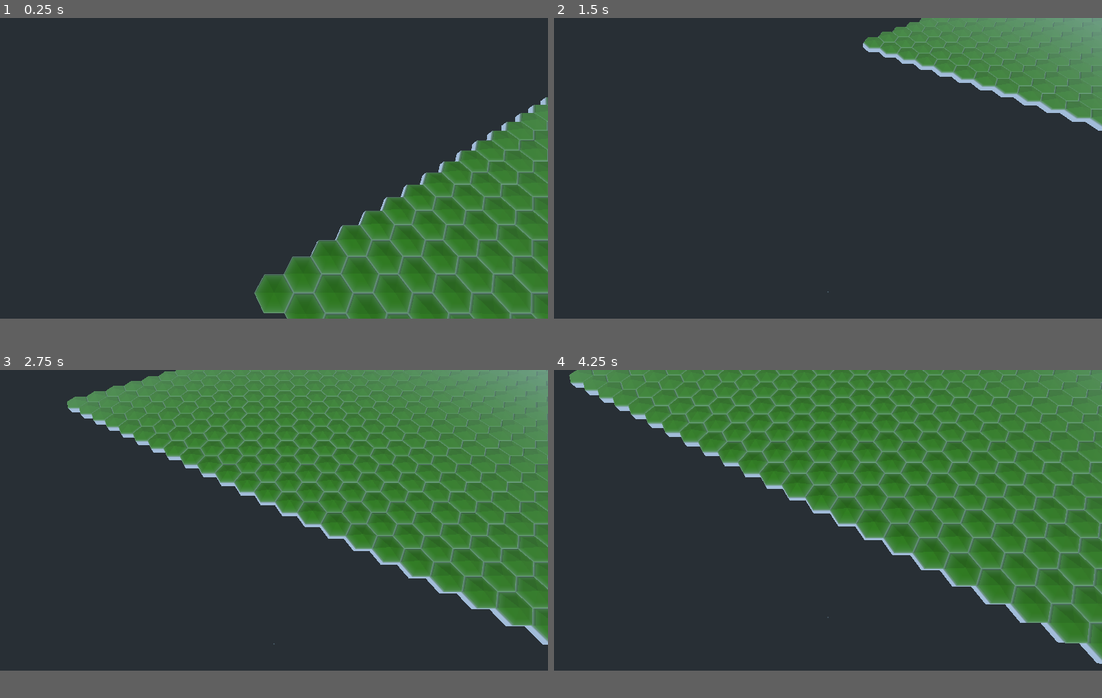
Above: before the commit, frames 1-4 (two rows, left to right).
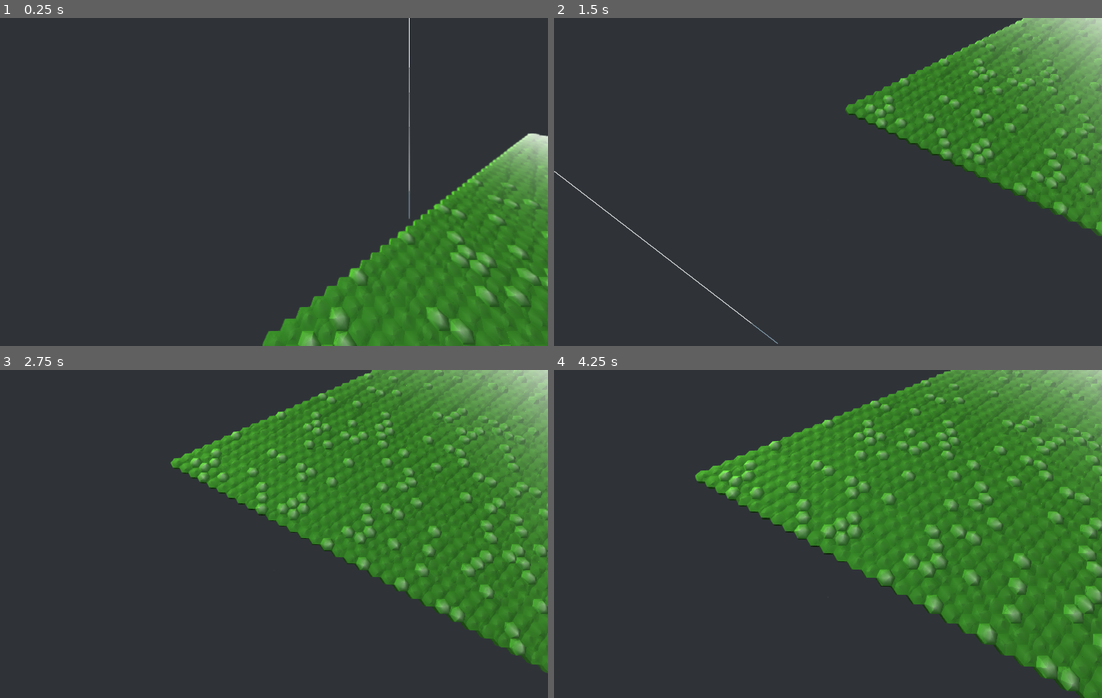
Above: after the commit, the same moments.

Repository: cloudziq/CIVI
Game: Godot game, scene res://data/res/MAP.tscn
Same seed, same stepped clock (60 frames per second), same inputs: the game is played once before the commit and once after it.
Inputs (mouse positions are in pixels of both pictures, inside the frame that each line leads up to):
- Up to frame 1 (0.25 s): no input
- Up to frame 2 (1.5 s): move the mouse to (948, 152) at 0.52 s; hold S (move_D) 0.53-1.28 s; click (948, 152) at 0.67 s; tap A (move_L) at 0.8, 1.35 s; move the mouse to (718, 182) at 1.27 s; click (718, 182) at 1.42 s
- Up to frame 3 (2.75 s): tap D (move_R) at 1.55 s; move the mouse to (328, 455) at 2.02 s; hold D (move_R) from 2.03 s (still down); click (328, 455) at 2.17 s; tap W (move_U) at 2.3 s
- Up to frame 4 (4.25 s): move the mouse to (800, 579) at 2.77 s; release D (move_R) at 2.78 s; tap W (move_U) at 2.85 s; click (800, 579) at 2.92 s; tap Mouse wheel up (zoom+) at 3.05 s; move the mouse to (992, 566) at 3.52 s; hold Mouse wheel up (zoom+) from 3.53 s (still down); click (992, 566) at 3.67 s; tap Mouse wheel down (zoom-) at 3.8 s
In our replay, the window is 800x440 before the commit and 800x480 after it. These sizes can differ from the game's own. Grey fills any space a smaller window leaves; there, only what the larger window draws over its background counts as a difference.

The runs differ from the first frame. In frame 1, 17% of the frame differs, in the area x 46-100%, y 0-100%; in frame 2, 17%; in frame 3, 26%; in frame 4, 35%, in the area x 2-100%, y 0-100%.

Commit message:
DOF and first tiles

Diff:
--- a/data/models/hex_tile.tscn
+++ b/data/models/hex_tile.tscn
@@ -1,6 +1,3 @@
-[gd_scene load_steps=2 format=2]
-
-[ext_resource path="res://data/models/map/tile/hex_tile.obj" type="ArrayMesh" id=1]
+[gd_scene format=2]
 
 [node name="hex_tile" type="MeshInstance"]
-mesh = ExtResource( 1 )
--- a/data/res/Camera.gd
+++ b/data/res/Camera.gd
@@ -1,21 +1,33 @@
 extends Camera
-
-
 
 
 var move_speed_add := 0.0
 var zoom_speed     := 0.0
 var move_vector    := Vector3()
-var target_angle   := 0.0
-
-var def_zoom_speed := 26.0
-var def_move_speed := 12.0
-var def_angle      :=  -60
-
-var min_h :=  12
-var max_h :=  42
-var min_a := -80
-var max_a := -40
+var target_tilt    := 0.0
+var target_fov     := 0.0
+var target_dof     := 0.0
+
+var def_zoom_speed := 25.0
+var def_move_speed := 2.0
+
+var min_h :=  16.0
+var max_h :=  40.0
+var min_a := -42.0
+var max_a := -76.0
+var min_f :=  52.0
+var max_f :=  96.0
+var min_d :=  0.1
+var max_d :=  0.0
+
+
+var hex_radius    = 2.0
+var selected_hex  = null
+
+var immediate_geometry : ImmediateGeometry
+
+
+var dof : float
 
 
 
@@ -23,28 +35,41 @@
 
 
 func _ready() -> void:
+	# Dodajemy ImmediateGeometry do kamery (jeśli nie ma go na scenie)
+	immediate_geometry  = ImmediateGeometry.new()
+	add_child(immediate_geometry)
 	cam_mod()
 
 
 
 
 
-
-func _process(delta) -> void:
+func _process(delta: float) -> void:
 	#  Zooming:
 	if zoom_speed != 0:
-		global_translation.y = clamp(global_translation.y + zoom_speed * delta, min_h, max_h)
-		zoom_speed = lerp(zoom_speed, 0.0, .2)
+		global_transform.origin.y  = clamp(global_transform.origin.y+zoom_speed*delta,min_h,max_h)
+		zoom_speed                 = lerp(zoom_speed, 0.0, .16)
 
 	#  Moving:
 	if move_vector != Vector3():
-		var vector = transform.basis.x * move_vector.x + transform.basis.z * move_vector.z
-		vector.y = 0
-		global_translation += vector.normalized() * move_vector.length() * delta
+		var vector  = transform.basis.x * move_vector.x + transform.basis.z * move_vector.z
+		vector.y    = 0
+		global_transform.origin += vector.normalized() * move_vector.length() * delta
 
 	#  Tilting:
-	if rotation_degrees.x != target_angle:
-		rotation_degrees.x = lerp(rotation_degrees.x, target_angle, 0.1)
+	if rotation_degrees.x != target_tilt:
+		rotation_degrees.x = lerp(rotation_degrees.x, target_tilt, 0.06)
+
+	#  FOV:
+	if fov != target_fov:
+		fov = lerp(fov, target_fov, 0.08)
+
+	#  DOF:
+	dof  = $"%Env".environment.dof_blur_far_amount
+	if dof != target_dof:
+		$"%Env".environment.dof_blur_far_amount = lerp(dof, target_dof, 0.008)
+
+	update_selected_hex()
 
 
 
@@ -66,7 +91,7 @@
 	else:
 		move_vector.z = 0
 
-	#  mouse zoom:
+	#  Mouse zoom:
 	if event is InputEventMouseButton:
 		if event.is_action_pressed("zoom+"):
 			cam_mod(-def_zoom_speed)
@@ -79,8 +104,249 @@
 
 
 func cam_mod(move := 0.0) -> void:
-	zoom_speed += move
-	zoom_speed = clamp(zoom_speed, -def_zoom_speed, def_zoom_speed)
-	move_speed_add = def_move_speed * (1 + (global_translation.y - min_h) / (max_h - min_h) * 6)
-
-	target_angle = lerp(min_a, max_a, (global_translation.y - min_h) / (max_h - min_h))
+
+	var ratio := (global_transform.origin.y - min_h) / (max_h - min_h)
+#	ratio += zoom_speed
+#	zoom_speed += move
+	zoom_speed = clamp(zoom_speed + move, -def_zoom_speed, def_zoom_speed)
+	move_speed_add = def_move_speed * (1 + ratio * 22)
+
+	target_tilt  = lerp(min_a, max_a, ratio)
+	target_fov   = lerp(min_f, max_f, ratio)
+	target_dof   = lerp(min_d, max_d, ratio)
+
+
+
+
+
+
+func update_selected_hex() -> void:
+	var viewport_size = get_viewport().size
+	var center_screen = viewport_size / 2  # Środek ekranu
+
+	# Rzutowanie promienia względem kamery ze środka ekranu w kierunku kursora
+	var from = project_ray_origin(center_screen)  # Start promienia w środku ekranu
+	var to = from + project_ray_normal(center_screen) * 100  # Kierunek promienia
+
+	# Rysowanie linii debugowej
+	draw_debug_line(from, to)
+
+	# Sprawdzanie przecięcia promienia z obiektami w świecie
+	var space_state = get_world().direct_space_state
+	var result = space_state.intersect_ray(from, to)
+
+	if result:
+		var hit_pos = result.position  # Pozycja przecięcia promienia z obiektem
+		var hex_coords = world_to_hex(hit_pos)  # Zamiana pozycji na współrzędne heksagonalne
+		selected_hex = hex_coords
+		print("Heks na współrzędnych: ", hex_coords)
+	else:
+		selected_hex = null
+		print("Kursor nie jest nad żadnym heksem.")
+
+func draw_debug_line(from, to) -> void:
+	immediate_geometry.clear()
+	immediate_geometry.begin(Mesh.PRIMITIVE_LINES, null)
+	immediate_geometry.set_color(Color(1, 0, 0))  # Czerwony kolor
+	immediate_geometry.add_vertex(from)  # Start linii w pozycji kamery
+	immediate_geometry.add_vertex(to)    # Koniec linii w kierunku kursora
+	immediate_geometry.end()
+
+# Funkcja przeliczająca współrzędne świata na współrzędne heksagonalne
+func world_to_hex(world_pos: Vector3) -> Vector3:
+	var q = (world_pos.x * sqrt(3)/3 - world_pos.z / 3) / hex_radius
+	var r = world_pos.z * 2/3 / hex_radius
+	return cube_round(q, r)
+
+# Zaokrąglanie współrzędnych heksagonalnych do najbliższego heksa
+func cube_round(q, r) -> Vector3:
+	var x = q
+	var z = r
+	var y = -x - z
+
+	var rx = round(x)
+	var ry = round(y)
+	var rz = round(z)
+
+	var x_diff = abs(rx - x)
+	var y_diff = abs(ry - y)
+	var z_diff = abs(rz - z)
+
+	if x_diff > y_diff and x_diff > z_diff:
+		rx = -ry - rz
+	elif y_diff > z_diff:
+		ry = -rx - rz
+	else:
+		rz = -rx - ry
+
+	return Vector3(rx, ry, rz)
+
+
+
+
+
+
+
+
+
+
+
+
+
+
+
+
+
+
+
+
+
+#extends Camera
+#
+#
+#
+#
+#var move_speed_add := 0.0
+#var zoom_speed     := 0.0
+#var move_vector    := Vector3()
+#var target_angle   := 0.0
+#
+#var def_zoom_speed := 26.0
+#var def_move_speed := 12.0
+#var def_angle      :=  -60
+#
+#var min_h :=  12
+#var max_h :=  42
+#var min_a := -80
+#var max_a := -40
+#
+#
+#var hex_radius = 2.0  # Promień jednego heksa
+#var selected_hex = null
+#
+#
+#
+#
+#func _ready() -> void:
+#	cam_mod()
+#
+#
+#
+#
+#
+#
+#func _process(delta) -> void:
+#	#  Zooming:
+#	if zoom_speed != 0:
+#		global_translation.y = clamp(global_translation.y + zoom_speed * delta, min_h, max_h)
+#		zoom_speed = lerp(zoom_speed, 0.0, .2)
+#
+#	#  Moving:
+#	if move_vector != Vector3():
+#		var vector = transform.basis.x * move_vector.x + transform.basis.z * move_vector.z
+#		vector.y = 0
+#		global_translation += vector.normalized() * move_vector.length() * delta
+#
+#	#  Tilting:
+#	if rotation_degrees.x != target_angle:
+#		rotation_degrees.x = lerp(rotation_degrees.x, target_angle, 0.1)
+#
+#	update_selected_hex()
+#
+#
+#
+#
+#
+#
+#
+#
+#func _input(event) -> void:
+#	if Input.is_action_pressed("move_L"):
+#		move_vector.x = -def_move_speed - move_speed_add
+#	elif Input.is_action_pressed("move_R"):
+#		move_vector.x = def_move_speed + move_speed_add
+#	else:
+#		move_vector.x = 0
+#
+#	if Input.is_action_pressed("move_U"):
+#		move_vector.z = -def_move_speed - move_speed_add
+#	elif Input.is_action_pressed("move_D"):
+#		move_vector.z = def_move_speed + move_speed_add
+#	else:
+#		move_vector.z = 0
+#
+#	#  mouse zoom:
+#	if event is InputEventMouseButton:
+#		if event.is_action_pressed("zoom+"):
+#			cam_mod(-def_zoom_speed)
+#		elif event.is_action_pressed("zoom-"):
+#			cam_mod(def_zoom_speed)
+#
+#
+#
+#
+#
+#
+#func cam_mod(move := 0.0) -> void:
+#	zoom_speed += move
+#	zoom_speed = clamp(zoom_speed, -def_zoom_speed, def_zoom_speed)
+#	move_speed_add = def_move_speed * (1 + (global_translation.y - min_h) / (max_h - min_h) * 6)
+#
+#	target_angle = lerp(min_a, max_a, (global_translation.y - min_h) / (max_h - min_h))
+#
+#
+#
+#
+#
+#func update_selected_hex():
+#	var mouse_pos = get_viewport().get_mouse_position()
+#	var from = project_ray_origin(mouse_pos)
+#	var to = from + project_ray_normal(mouse_pos) * 1000
+#
+#	var space_state = get_world().direct_space_state
+#	var result = space_state.intersect_ray(from, to)
+#
+#	# Debug draw ray
+#	get_world().direct_space_state.intersect_ray(from, to, [], 1 << 3, true, true)
+#	DebugDraw.draw_line(from, to, Color(1, 0, 0), 2)  # Rysowanie promienia na scenie
+#
+#	if result:
+#		var hit_pos = result.position
+#		var hex_coords = world_to_hex(hit_pos)
+#		selected_hex = hex_coords
+#		print("Heks na współrzędnych: ", hex_coords)
+#	else:
+#		selected_hex = null
+#		print("Kursor nie jest nad żadnym heksem.")
+#
+#
+#
+#		# Zaokrąglanie współrzędnych heksagonalnych do najbliższego heksa
+#func cube_round(q, r):
+#	var x = q
+#	var z = r
+#	var y = -x - z
+#
+#	var rx = round(x)
+#	var ry = round(y)
+#	var rz = round(z)
+#
+#	var x_diff = abs(rx - x)
+#	var y_diff = abs(ry - y)
+#	var z_diff = abs(rz - z)
+#
+#	if x_diff > y_diff and x_diff > z_diff:
+#		rx = -ry - rz
+#	elif y_diff > z_diff:
+#		ry = -rx - rz
+#	else:
+#		rz = -rx - ry
+#
+#	return Vector3(rx, ry, rz)
+#
+#
+#		# Funkcja przeliczająca współrzędne świata na współrzędne heksagonalne
+#func world_to_hex(world_pos):
+#	var q = (world_pos.x * sqrt(3)/3 - world_pos.z / 3) / hex_radius
+#	var r = world_pos.z * 2/3 / hex_radius
+#	return cube_round(q, r)
--- a/data/res/MAP.gd
+++ b/data/res/MAP.gd
@@ -1,15 +1,15 @@
 extends Spatial
 
 
-#onready var hex_  = preload("res://data/models/hex_tile.tscn"); var hex
-
-var tile_grass  = MultiMeshInstance.new()
-
-var hex_size    = 2
-var hex_height  = 1.0
+var terrain_data := [
+	["flat01", MultiMeshInstance.new()],
+	["hill01", MultiMeshInstance.new()]
+]
 
 
-var map_data : Array
+var hex_size = 2
+var hex_height = 1.0
+var map_data = []  # Tutaj zapiszemy dane o każdym hexie
 
 
 
@@ -17,7 +17,7 @@
 
 
 func _ready() -> void:
-	map_gen(100, 100)
+	map_gen(40, 40)
 
 
 
@@ -25,39 +25,85 @@
 
 
 func map_gen(s1: int, s2: int) -> void:
-	var transform
-	var material
+	var transform : Transform
 
-	tile_grass.multimesh                   = MultiMesh.new()
-	tile_grass.multimesh.mesh              = load("res://data/models/map/tile/hex_tile.obj")
-	tile_grass.multimesh.transform_format  = MultiMesh.TRANSFORM_3D
-#	tile_grass.multimesh.color_format      = MultiMesh.COLOR_FLOAT
-	tile_grass.multimesh.instance_count    = s1 * s2
-
-	material = SpatialMaterial.new()
-	material.albedo_color         = Color(.4, 1, .2)
-	material.roughness = 1
-	material.metallic  = .9
-	tile_grass.material_override  = material
-
-	var i  = 0
 	for x in range(0, s1):
 		for y in range(0, s2):
-			transform         = Transform()
-			transform.origin  = hex_to_world(x, y)
-			tile_grass.multimesh.set_instance_transform(i, transform)
-			i += 1
+			transform = Transform()
+			transform.origin = hex_to_world(x, y)
 
-	add_child(tile_grass)
+			var random_rotation = deg2rad(randi() % 6 * 60)
+			transform.basis = Basis(Vector3(0, 1, 0), random_rotation)
+
+			if randf() < 0.2:
+				map_data.append({"type": "hill", "transform": transform})
+			else:
+				map_data.append({"type": "flat", "transform": transform})
+
+	multimesh_factory()
 
 
 
 
 
 
+func multimesh_factory() -> void:
+	var material_flat  = SpatialMaterial.new()
+	var material_hill  = SpatialMaterial.new()
 
-func hex_to_world(q, r):
-	var x  = hex_size * 3 * .5 * q
-	var z  = hex_size * sqrt(3) * (r + q * .5)
+	#  flat01 mat:
+	material_flat.albedo_color  = Color(0.396078, 0.898039, 0.227451)
+	material_flat.roughness     = .9
+	material_flat.metallic      =  1
 
+	#  hill01 mat:
+	material_hill.albedo_color  = Color(0.396078, 0.898039, 0.227451)
+	material_hill.roughness     = .9
+	material_hill.metallic      = 1
+
+	var flat_count = 0
+	var hill_count = 0
+
+	for tile in map_data:
+		if tile["type"] == "flat":
+			flat_count += 1
+		else:
+			hill_count += 1
+
+	#  flat01:
+	terrain_data[0][1].multimesh = MultiMesh.new()
+	terrain_data[0][1].multimesh.mesh = load("res://data/models/map/tile/flat01.obj")
+	terrain_data[0][1].multimesh.transform_format = MultiMesh.TRANSFORM_3D
+	terrain_data[0][1].multimesh.instance_count = flat_count
+	terrain_data[0][1].material_override = material_flat
+
+	#  hill01:
+	terrain_data[1][1].multimesh = MultiMesh.new()
+	terrain_data[1][1].multimesh.mesh = load("res://data/models/map/tile/hill01.obj")
+	terrain_data[1][1].multimesh.transform_format = MultiMesh.TRANSFORM_3D
+	terrain_data[1][1].multimesh.instance_count = hill_count
+	terrain_data[1][1].material_override = material_hill
+
+	var i_flat = 0
+	var i_hill = 0
+
+	for tile in map_data:
+		if tile["type"] == "flat":
+			terrain_data[0][1].multimesh.set_instance_transform(i_flat, tile["transform"])
+			i_flat += 1
+		else:
+			terrain_data[1][1].multimesh.set_instance_transform(i_hill, tile["transform"])
+			i_hill += 1
+
+	add_child(terrain_data[0][1])
+	add_child(terrain_data[1][1])
+
+
+
+
+
+
+func hex_to_world(r, q) -> Vector3:
+	var x = hex_size * 3 * .5 * q
+	var z = hex_size * sqrt(3) * (r + q * .5)
 	return Vector3(x, 0, z)
--- a/data/res/MAP.tscn
+++ b/data/res/MAP.tscn
@@ -8,15 +8,23 @@
 script = ExtResource( 2 )
 
 [node name="DirectionalLight" type="DirectionalLight" parent="."]
-transform = Transform( 0.512942, 0.440193, -0.736967, 0, 0.858513, 0.512792, 0.858423, -0.263033, 0.440367, 0, 6.58617, 0 )
-light_color = Color( 0.886275, 0.886275, 0.792157, 1 )
+transform = Transform( 0.949918, 0.0638517, 0.305908, 0, -0.978903, 0.204325, 0.3125, -0.194092, -0.929877, 0, 18.7, 0 )
+light_color = Color( 0.768627, 0.803922, 0.603922, 1 )
+light_energy = 20.0
+light_indirect_energy = 6.0
+light_specular = 0.1
+light_bake_mode = 2
+shadow_enabled = true
+shadow_color = Color( 0.14902, 0.164706, 0.168627, 1 )
+shadow_bias = 0.122
 
 [node name="Camera" type="Camera" parent="."]
-transform = Transform( 0.5, 0.75, -0.433013, 0, 0.5, 0.866025, 0.866025, -0.433013, 0.25, 0, 26.2533, 0 )
+transform = Transform( 0.5, -0.0012092, -0.866025, 0, 0.999999, -0.00139626, 0.866025, 0.000698131, 0.499999, 0, 40, 0 )
 current = true
-fov = 68.0
-far = 200.0
+near = 0.04
+far = 112.0
 script = ExtResource( 1 )
 
-[node name="WorldEnvironment" type="WorldEnvironment" parent="."]
+[node name="Env" type="WorldEnvironment" parent="."]
+unique_name_in_owner = true
 environment = ExtResource( 3 )
--- a/default_env.tres
+++ b/default_env.tres
@@ -1,14 +1,30 @@
 [gd_resource type="Environment" load_steps=2 format=2]
 
 [sub_resource type="ProceduralSky" id=1]
+sky_curve = 0.385838
+ground_bottom_color = Color( 0.188235, 0.203922, 0.219608, 1 )
+ground_horizon_color = Color( 0.188235, 0.203922, 0.219608, 1 )
+ground_curve = 0.0414105
+sun_latitude = 4.4
+sun_longitude = 26.0
+sun_energy = 2.0
 
 [resource]
 background_mode = 2
 background_sky = SubResource( 1 )
+background_color = Color( 0.411765, 0.427451, 0.443137, 1 )
 fog_enabled = true
-fog_color = Color( 0.635294, 0.737255, 0.85098, 0.65098 )
-fog_depth_curve = 1.36604
+fog_color = Color( 1, 1, 1, 1 )
+fog_sun_amount = 0.65
+fog_depth_begin = 26.7
+fog_depth_end = 166.0
+fog_depth_curve = 2.54913
 fog_height_enabled = true
-fog_height_min = 2.0
-fog_height_max = 0.1
-fog_height_curve = 12.1257
+fog_height_min = -6.0
+fog_height_max = 1.4
+fog_height_curve = 68.5931
+dof_blur_far_enabled = true
+dof_blur_far_distance = 8.0
+dof_blur_far_transition = 40.0
+dof_blur_far_amount = 0.06
+glow_intensity = 3.58
--- a/project.godot
+++ b/project.godot
@@ -15,9 +15,10 @@
 
 [display]
 
-window/size/width=800
-window/size/height=440
+window/size/width=1000
 window/size/always_on_top=true
+window/stretch/mode="2d"
+window/stretch/aspect="expand"
 
 [gui]
 
@@ -117,4 +118,8 @@
 quality/driver/driver_name="GLES2"
 vram_compression/import_etc=true
 vram_compression/import_etc2=false
+quality/reflections/irradiance_max_size=256
+quality/filters/anisotropic_filter_level=1
+quality/filters/use_nearest_mipmap_filter=true
+quality/filters/use_fxaa=true
 environment/default_environment="res://default_env.tres"
Not shown, added: data/models/map/tile/flat01.obj
Not shown, added: data/models/map/tile/flat01.obj.import
Not shown, removed: data/models/map/tile/hex_tile.obj
Not shown, removed: data/models/map/tile/hex_tile.obj.import
Not shown, added: data/models/map/tile/hill01.obj
Not shown, added: data/models/map/tile/hill01.obj.import
Not shown, changed: data/wip_files/hex_tile.blend
Not shown, added: data/wip_files/hex_tile.blend1
